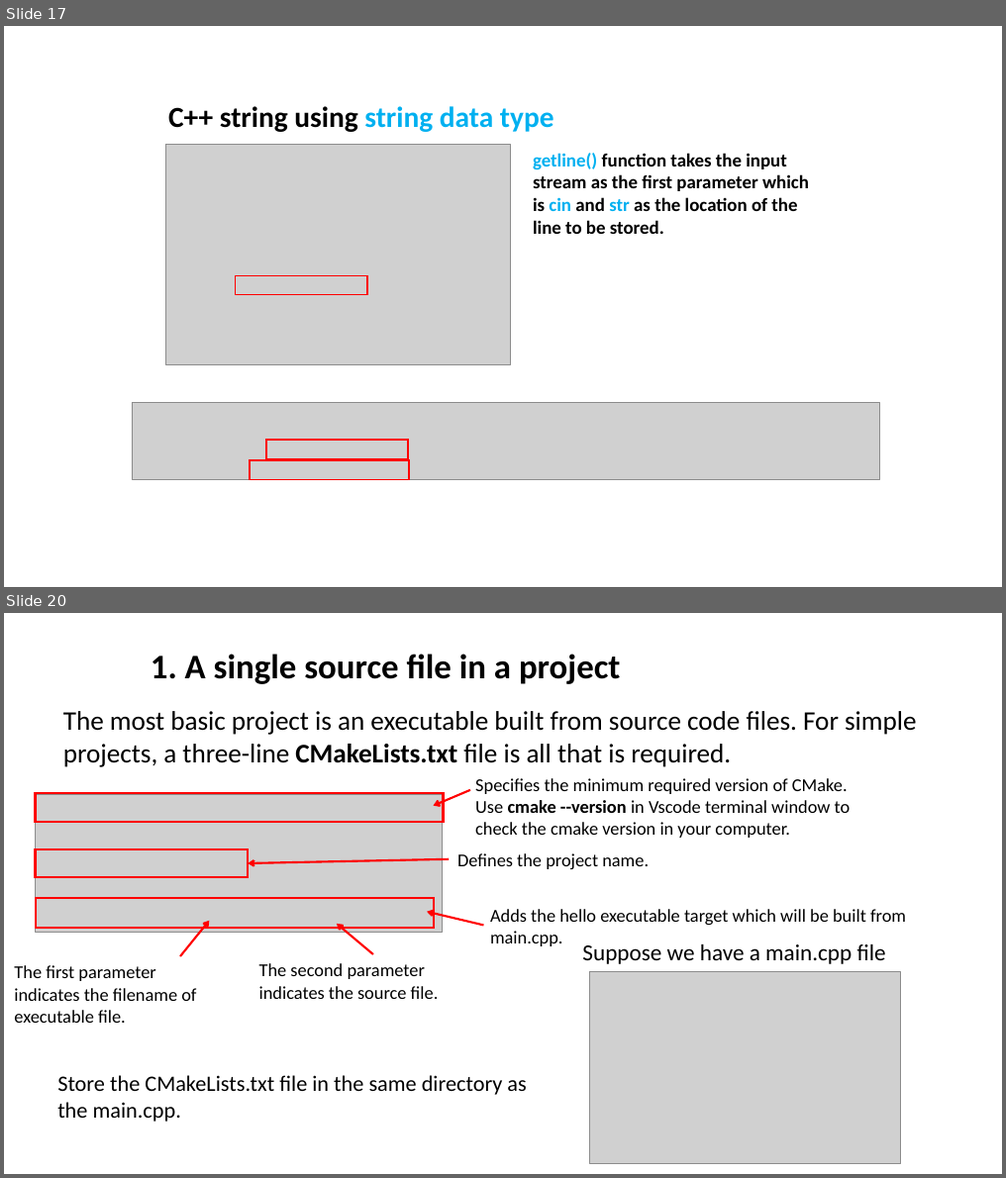
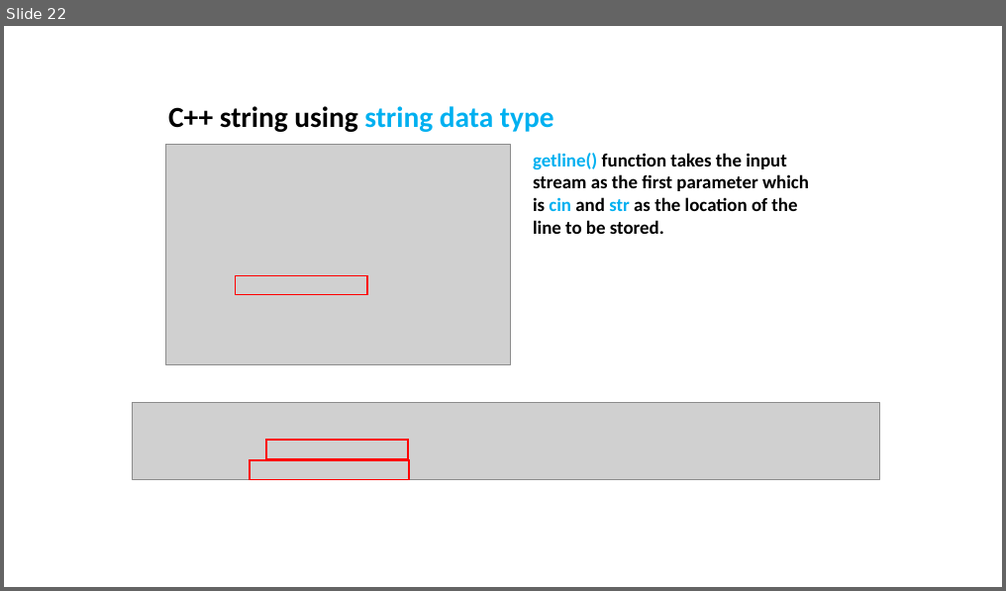
Before and after one commit to ShiqiYu/CPP, a slide deck: week04/Lab04.pptx. Shown one above the other, each under a label of ours: slides 17 and 20 before the commit, slide 22 after it; the slides between them are not shown. The pictures are 1006x1178 and 1006x591 pixels, drawn with LibreOffice and Linux fonts; fonts in the diff are those of the drawing; grey boxes stand for pictures; background and template pictures are left out. Boxes give left, top, right and bottom in pixels: in the first picture for what was removed or moved away, otherwise in the second. Text is boxed around its words. In the diff, an @@ line names an element or a change of style, - is before the commit and + after.

```diff
--- a/week04/Lab04.pptx
+++ b/week04/Lab04.pptx
@@ slide 20 removed at <box>4,613,1002,1174</box>, background #FFFFFF @@
@@ text removed at <box>151,654,620,684</box> @@
-1. A single source file in a project
@@ text removed at <box>63,711,916,767</box> @@
-The most basic project is an executable built from source code files. For simple projects, a three-line CMakeLists.txt file is all that is required.
@@ arrow removed from (470, 790) to (433, 806) @@
@@ text removed at <box>475,778,850,838</box> @@
-Specifies the minimum required version of CMake.
-Use cmake --version in Vscode terminal window to check the cmake version in your computer.
@@ picture removed at <box>36,794,442,933</box> @@
@@ rectangle removed at <box>36,793,444,822</box> @@
@@ rectangle removed at <box>36,850,249,878</box> @@
@@ arrow removed from (449, 860) to (249, 863) @@
@@ text removed at <box>457,854,648,869</box> @@
-Defines the project name.
@@ rectangle removed at <box>36,898,435,928</box> @@
@@ text removed at <box>490,909,906,947</box> @@
-Adds the hello executable target which will be built from main.cpp.
@@ arrow removed from (180, 957) to (209, 921) @@
@@ arrow removed from (373, 955) to (337, 924) @@
@@ arrow removed from (484, 925) to (427, 912) @@
@@ text removed at <box>14,965,196,1023</box> @@
-The first parameter indicates the filename of executable file.
@@ text removed at <box>259,963,439,999</box> @@
-The second parameter indicates the source file.
@@ text removed at <box>582,945,886,964</box> @@
-Suppose we have a main.cpp file
@@ picture removed at <box>590,971,900,1164</box> @@
@@ text removed at <box>57,1075,526,1122</box> @@
-Store the CMakeLists.txt file in the same directory as the main.cpp.
@@ what was slide 17 is now slide 22 @@
```
Also in this commit, not shown: 3 slides changed, 16 slides added, 21 other slides removed.
